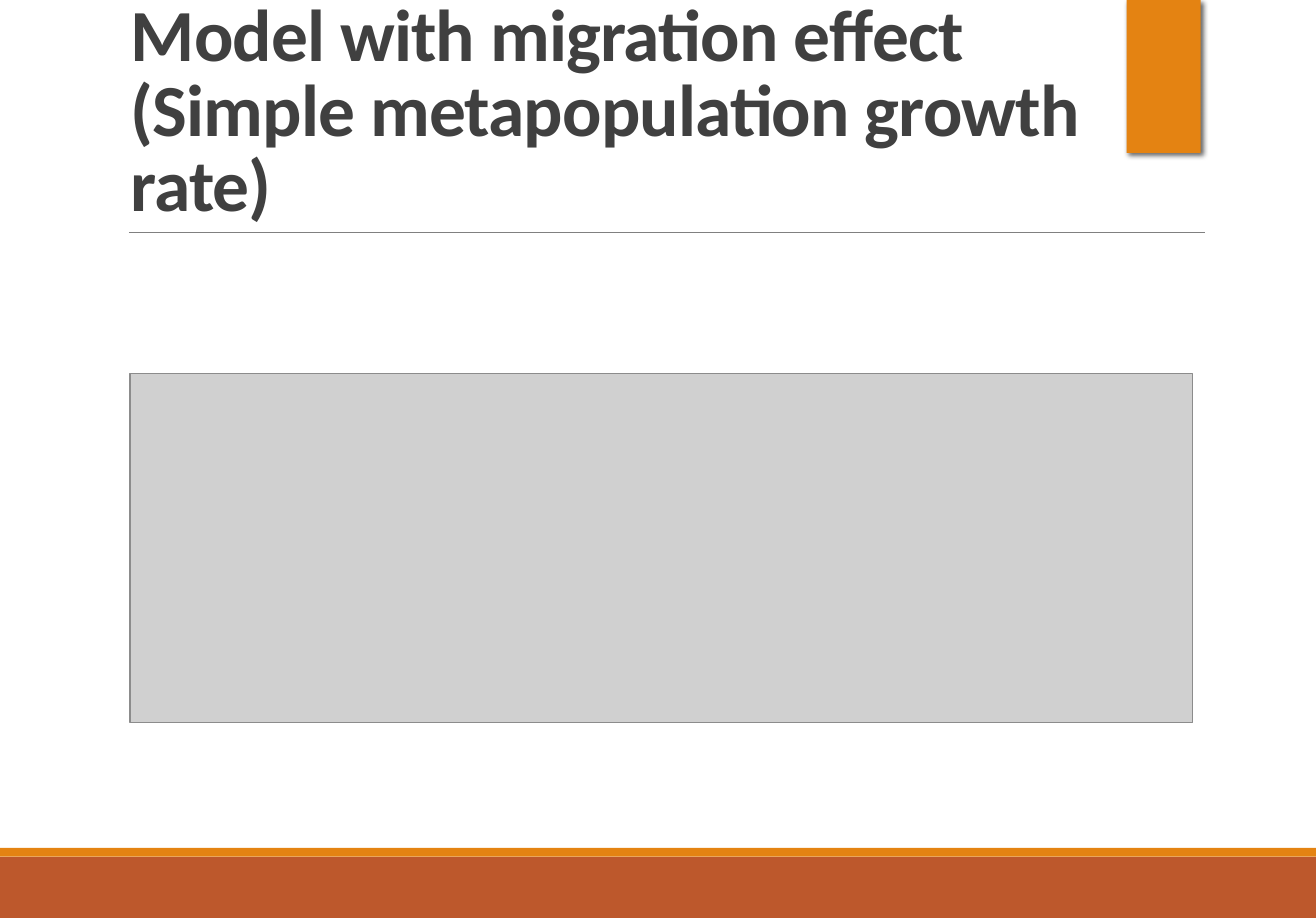
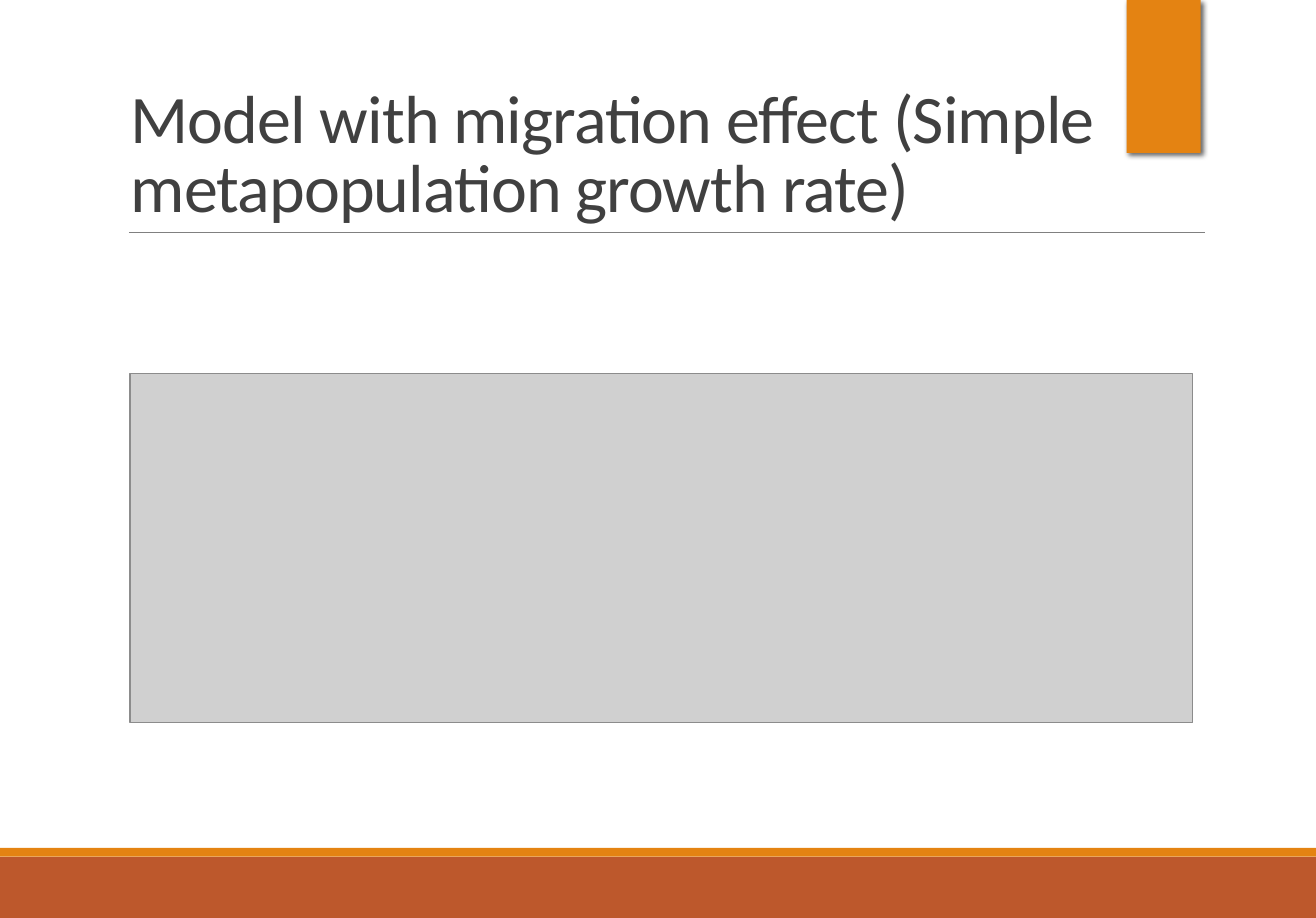
Before and after one commit to binduvr/ApplicationDevelopment, a slide deck: slide 9 of Paper Work/Presentation/Project Application Development 1.1.pptx. Drawn at 1316x918 pixels with LibreOffice and Linux fonts; fonts in the diff are those of the drawing; grey boxes stand for pictures; background and template pictures are left out. Boxes give left, top, right and bottom in pixels: in the first picture for what was removed or moved away, otherwise in the second. Text is boxed around its words. In the diff, an @@ line names an element or a change of style, - is before the commit and + after.

```diff
--- a/Paper Work/Presentation/Project Application Development 1.1.pptx
+++ b/Paper Work/Presentation/Project Application Development 1.1.pptx
@@ title "Model with migration effect (Simple ..." at (131, 93, 1095, 224): size 43.2 to 40 pt, bold off @@
```
Also in this commit, not shown: 1 other slide changed, 3 slides added.
